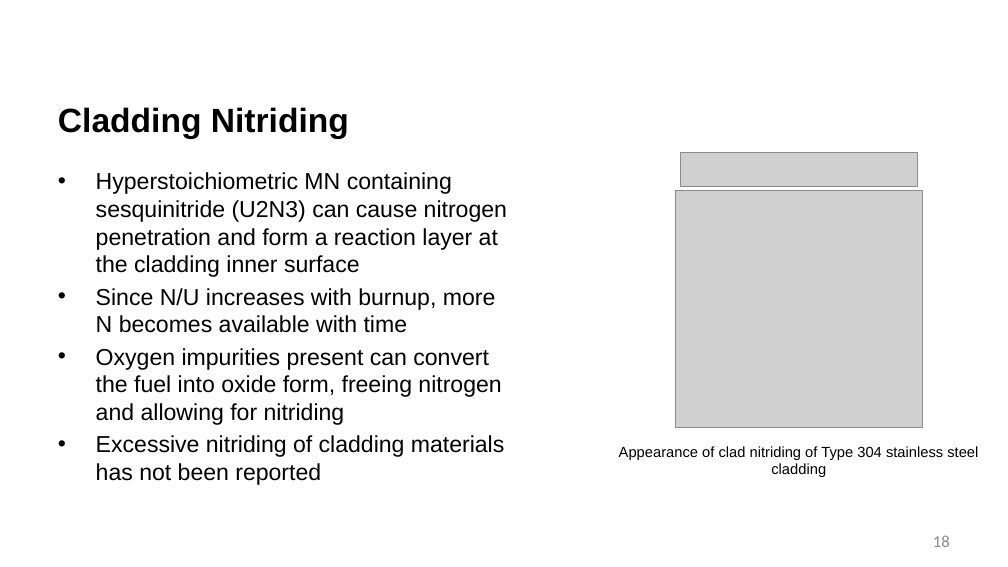
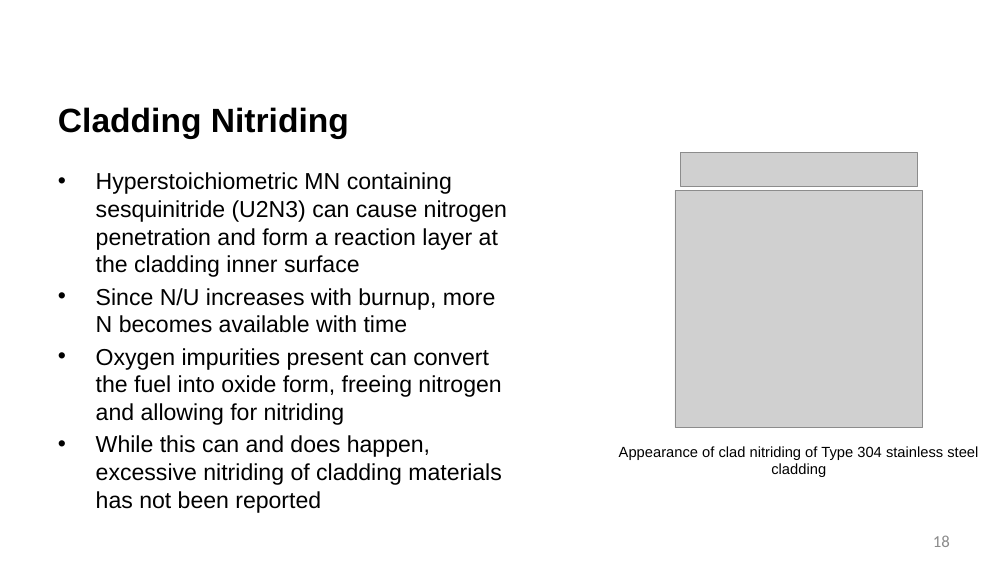
Before and after one commit to benbeeler/TEACHING, a slide deck: slide 18 of Advanced Reactor Materials/Fall2026/Lec18_nitride.pptx. Drawn at 1008x567 pixels with LibreOffice and Linux fonts; fonts in the diff are those of the drawing; grey boxes stand for pictures; background and template pictures are left out. Boxes give left, top, right and bottom in pixels: in the first picture for what was removed or moved away, otherwise in the second. Text is boxed around its words. In the diff, an @@ line names an element or a change of style, - is before the commit and + after.

```diff
--- a/Advanced Reactor Materials/Fall2026/Lec18_nitride.pptx
+++ b/Advanced Reactor Materials/Fall2026/Lec18_nitride.pptx
@@ text at (96, 435, 502, 513): text changed @@
-• Excessive nitriding of cladding materials has not been reported
+• While this can and does happen, excessive nitriding of cladding materials has not been reported
```
Also in this commit, not shown: 13 other slides changed, 10 slides added, 4 slides removed, 2 other files.
